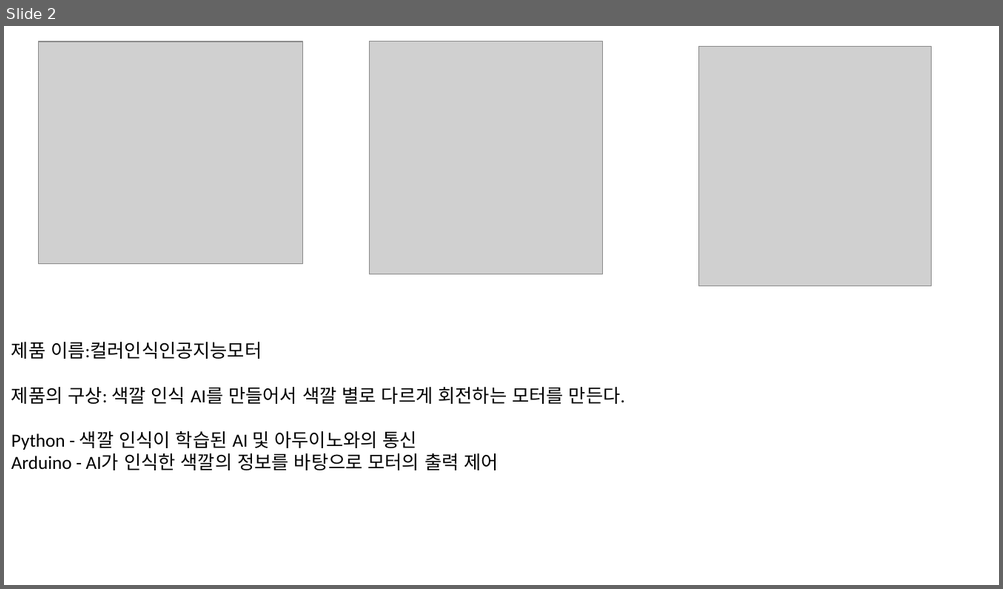
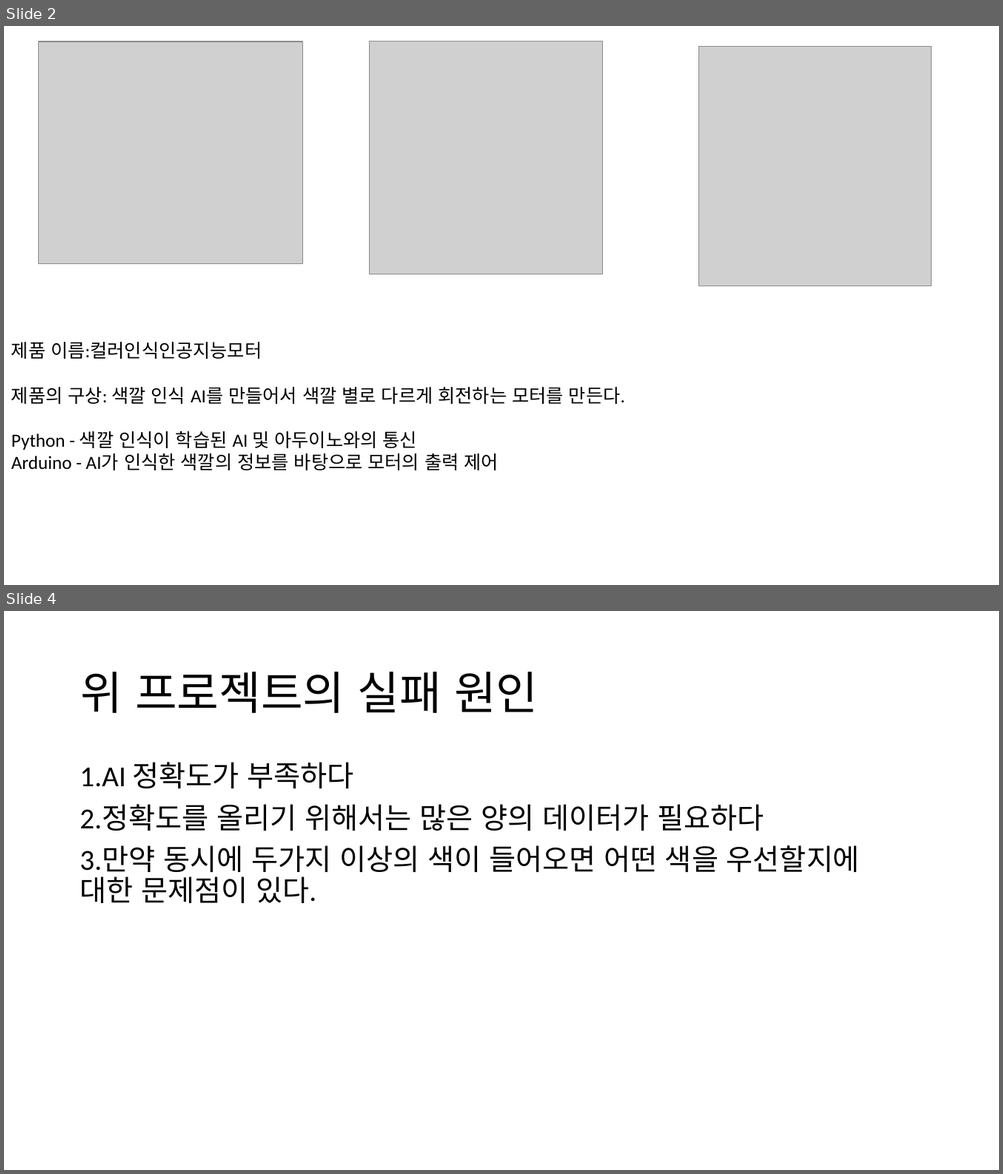
Before and after one commit to IDWoo/AI-Con-troll, a slide deck: AI제어실습.pptx. Shown one above the other, each under a label of ours: slide 2 before the commit, slides 2 and 4 after it; the slides between them are not shown. The pictures are 1003x589 and 1003x1174 pixels, drawn with LibreOffice and Linux fonts; fonts in the diff are those of the drawing; grey boxes stand for pictures. Boxes give left, top, right and bottom in pixels: in the first picture for what was removed or moved away, otherwise in the second. Text is boxed around its words. In the diff, an @@ line names an element or a change of style, - is before the commit and + after.

```diff
--- a/AI제어실습.pptx
+++ b/AI제어실습.pptx
@@ slide 4 added at bbox=[4, 611, 999, 1170], background #FFFFFF @@
@@ title added at bbox=[80, 672, 538, 713], 44 pt, text #000000 @@
+위 프로젝트의 실패 원인
@@ text added at bbox=[79, 762, 859, 903], 28 pt, text #000000 @@
+1.AI 정확도가 부족하다
+2.정확도를 올리기 위해서는 많은 양의 데이터가 필요하다
+3.만약 동시에 두가지 이상의 색이 들어오면 어떤 색을 우선할지에 대한 문제점이 있다.
```
Also in this commit, not shown: 1 slide changed, 6 other slides added.
